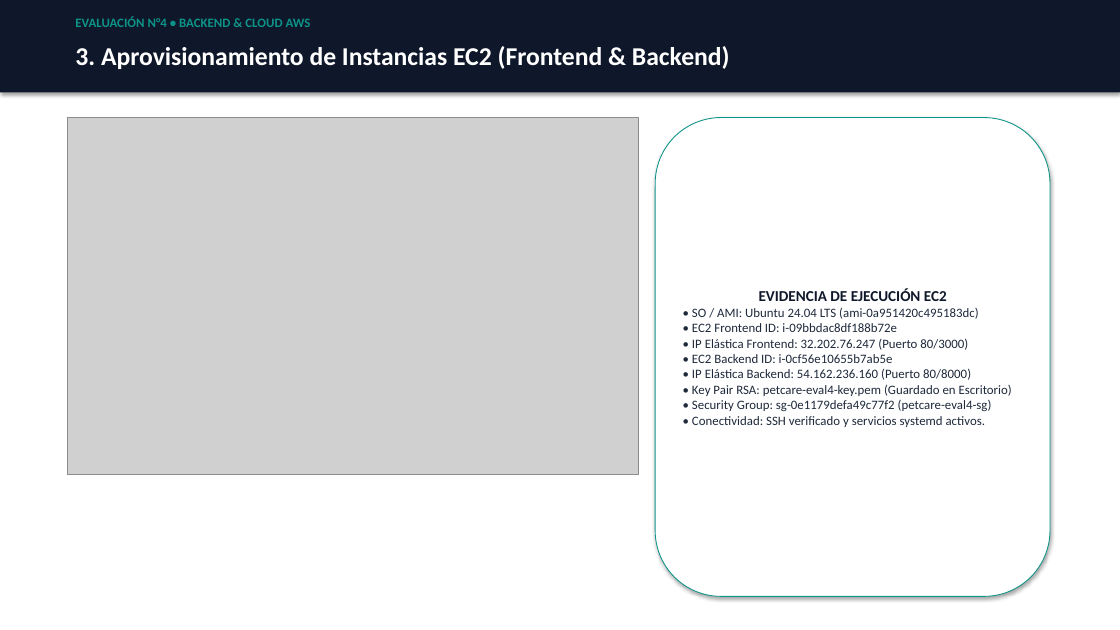
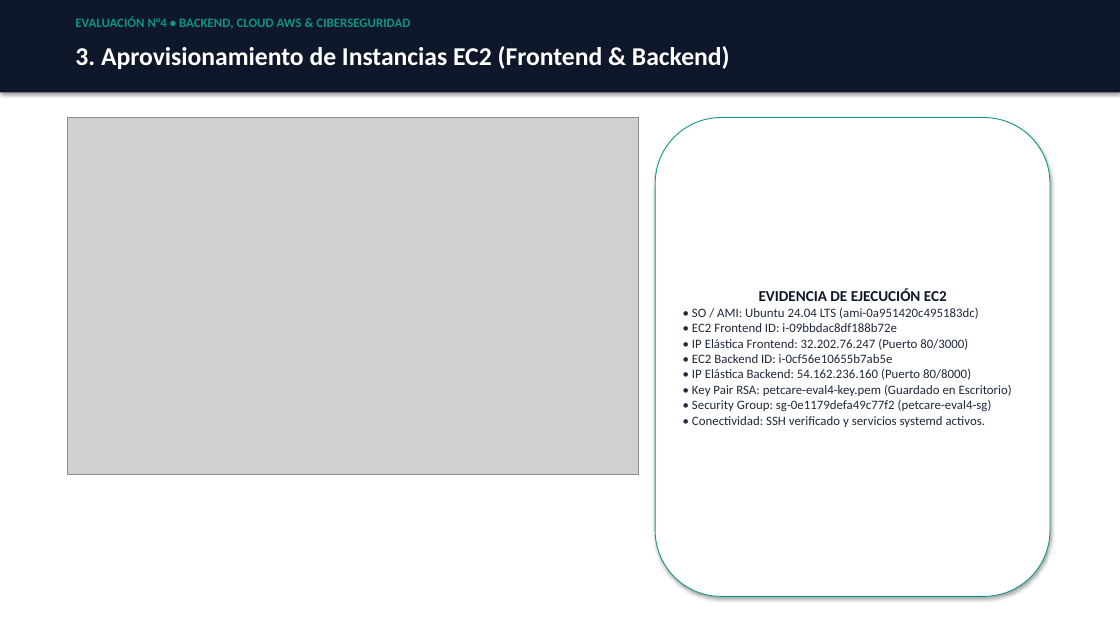
Before and after one commit to sebatmail/AWS-BACKEND-4, a slide deck: slide 4 of docs/PRESENTACION_EVALUACION_4_SEBASTIAN_TORRES.pptx. Drawn at 1120x630 pixels with LibreOffice and Linux fonts; fonts in the diff are those of the drawing; grey boxes stand for pictures. Boxes give left, top, right and bottom in pixels: in the first picture for what was removed or moved away, otherwise in the second. Text is boxed around its words. In the diff, an @@ line names an element or a change of style, - is before the commit and + after.

```diff
--- a/docs/PRESENTACION_EVALUACION_4_SEBASTIAN_TORRES.pptx
+++ b/docs/PRESENTACION_EVALUACION_4_SEBASTIAN_TORRES.pptx
@@ text at bbox=[75, 16, 410, 29]: text changed @@
-EVALUACIÓN N°4 • BACKEND & CLOUD AWS
+EVALUACIÓN N°4 • BACKEND, CLOUD AWS & CIBERSEGURIDAD
```
Also in this commit, not shown: 9 other slides changed, 3 slides added, 9 other files.
